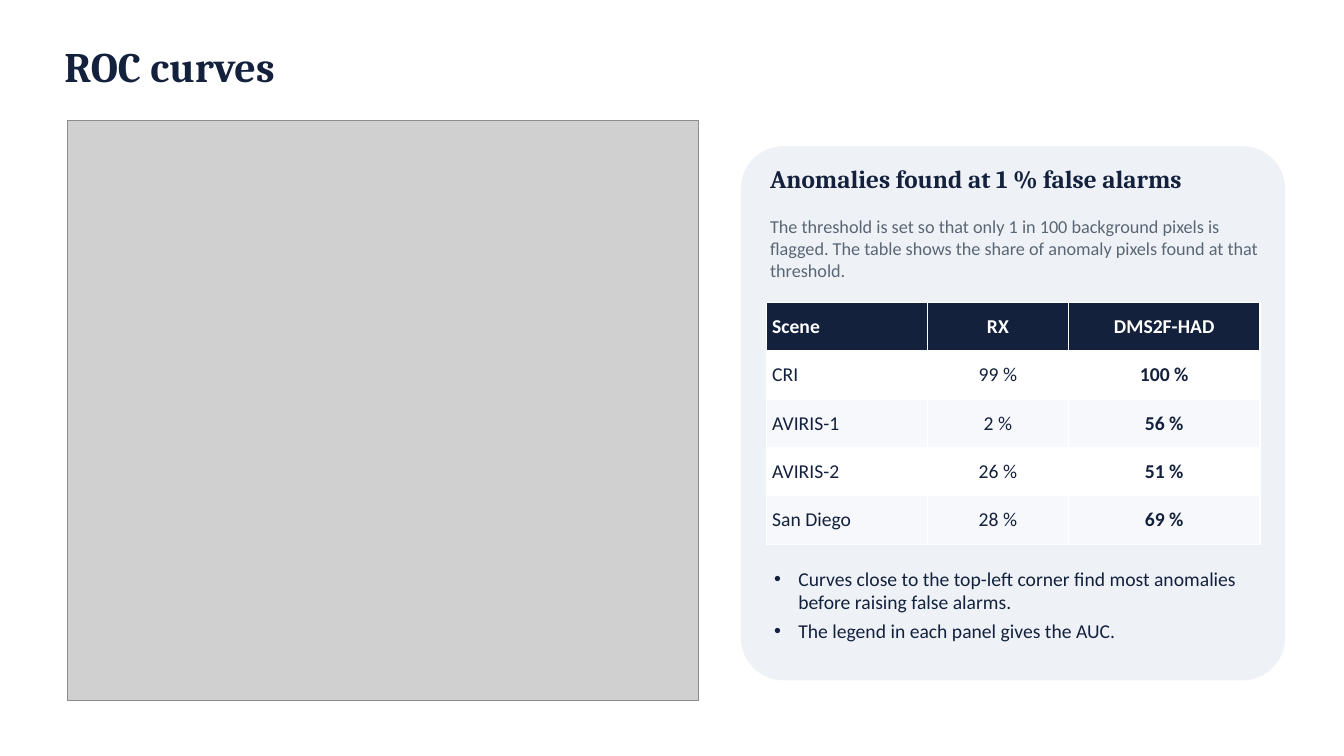
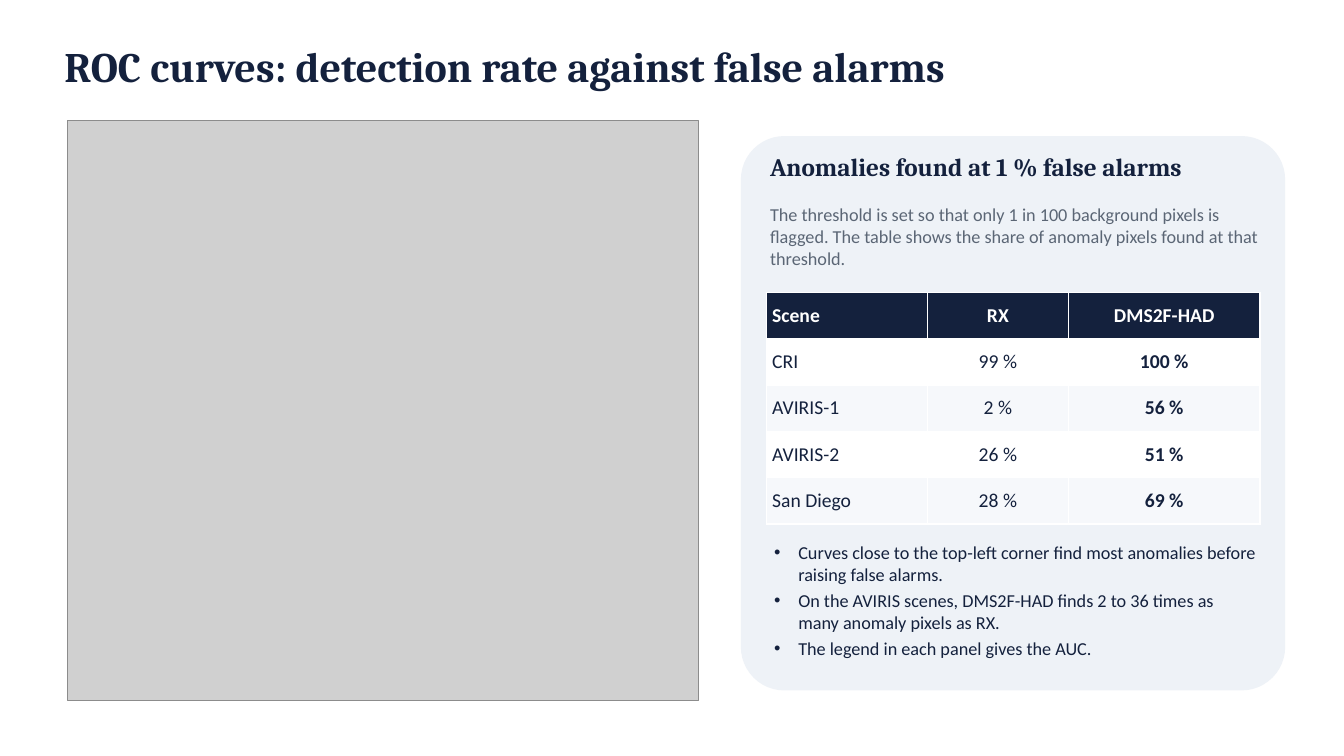
Before and after one commit to SaarthakG-Dtu/Hyperspectral_Anomaly_Detection, a slide deck: slide 12 of presentation/DMS2F-HAD_presentation.pptx (slide 21 before the commit). Drawn at 1344x756 pixels with LibreOffice and Linux fonts; fonts in the diff are those of the drawing; grey boxes stand for pictures. Boxes give left, top, right and bottom in pixels: in the first picture for what was removed or moved away, otherwise in the second. Text is boxed around its words. In the diff, an @@ line names an element or a change of style, - is before the commit and + after.

```diff
--- a/presentation/DMS2F-HAD_presentation.pptx
+++ b/presentation/DMS2F-HAD_presentation.pptx
@@ text at box(64, 52, 944, 92): text changed @@
-ROC curves
+ROC curves: detection rate against false alarms
@@ rounded rectangle: place and size @@
-rounded rectangle at box(741, 146, 1286, 681)
+rounded rectangle at box(741, 136, 1286, 691)
@@ text "Anomalies found at 1 % ...": place and size @@
-text "Anomalies found at 1 % ..." at box(770, 170, 1181, 189)
+text "Anomalies found at 1 % ..." at box(770, 158, 1181, 177)
@@ text "The threshold is set so ...": place and size @@
-text "The threshold is set so ..." at box(770, 220, 1258, 277)
+text "The threshold is set so ..." at box(770, 208, 1258, 265)
@@ table: place and size @@
-table at box(766, 302, 1260, 544)
+table at box(766, 292, 1260, 524)
@@ text "Curves close to the top-left ...": place and size @@
-text "Curves close to the top-left ..." at box(798, 572, 1236, 642)
+text "Curves close to the top-left ..." at box(798, 546, 1255, 658)
@@ text at box(798, 546, 1255, 658): size 14 to 13 pt in "Curves close to the top-left corner find ...", "The legend in each panel gives the ..."; less space between paragraphs @@
@@ text at box(798, 594, 1214, 632): paragraph added @@
+• On the AVIRIS scenes, DMS2F-HAD finds 2 to 36 times as many anomaly pixels as RX.
```
Also in this commit, not shown: 9 other slides changed, 4 slides added, 14 slides removed, 23 other files.
